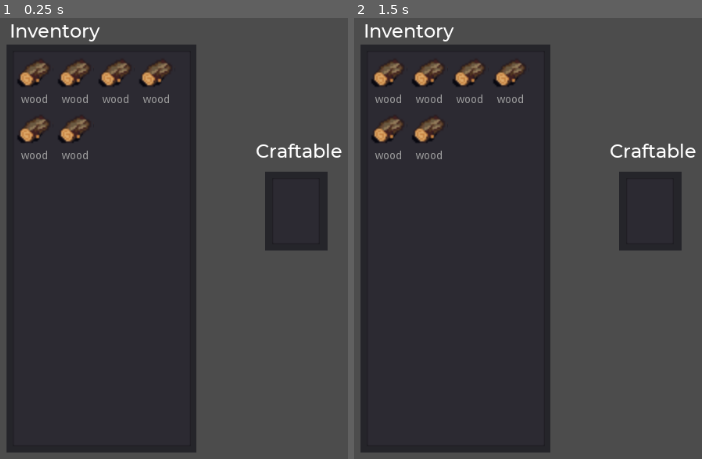
Above: before the commit, frames 1-2 (left to right).
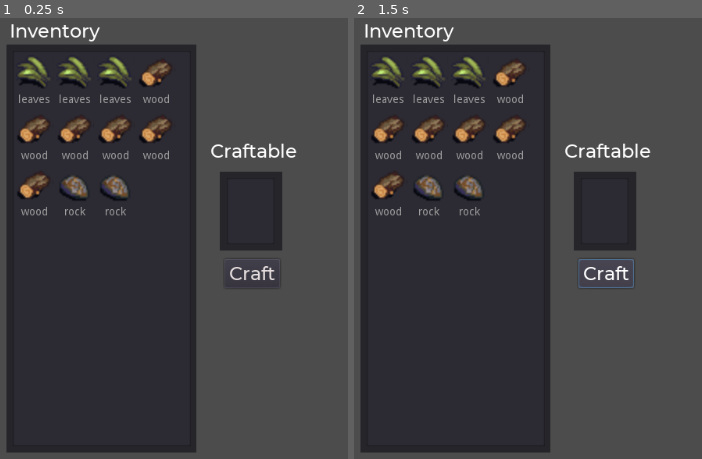
Above: after the commit, the same moments.

Repository: GomaGames/Godot-CastleDB-Demo
Game: Godot game, scene res://CraftingUI.tscn
Two runs of this game, one before a commit and one after it. Both use one fixed random seed, a clock stepped at 60 frames per second and the inputs below. Before the commit the project has no main scene; this scene is started directly in both runs.
Inputs (mouse positions are in pixels of both pictures, inside the frame that each line leads up to):
- Up to frame 1 (0.25 s): no input
- Up to frame 2 (1.5 s): click (604, 273) at 0.5 s, where only the run after the commit has a clickable "Craft"; click (604, 273) at 1.25 s, where only the run after the commit has a clickable "Craft"

The runs differ from the first frame. In frame 1, 8.5% of the frame differs, in the area x 5-99%, y 8-60%; in frame 2, 8.6%, in the area x 5-99%, y 8-62%.
Error after the commit: Invalid get index of type 'String' (on base: 'Dictionary'). (res://CraftingUI.gd:45)

Commit message:
fix ui for mobile
fix inventory indexing bug

Diff:
--- a/CraftingUI.gd
+++ b/CraftingUI.gd
@@ -10,6 +10,8 @@
 	"wood": [0, 0],
 	"lumber": [1, 0],
 	"stick": [2, 0],
+	"rock": [3, 3],
+	"leaves": [1, 9],
 }
 
 const selected_items:Dictionary = {} # idx: bool
@@ -24,12 +26,18 @@
 }
 
 func _ready():
+	add_item(inventory, "leaves")
+	add_item(inventory, "leaves")
+	add_item(inventory, "leaves")
 	add_item(inventory, "wood")
 	add_item(inventory, "wood")
 	add_item(inventory, "wood")
 	add_item(inventory, "wood")
 	add_item(inventory, "wood")
 	add_item(inventory, "wood")
+	add_item(inventory, "rock")
+	add_item(inventory, "rock")
+
 
 	calculate_craftable()
 
@@ -48,10 +56,11 @@
 		active_recipe = craftable_item
 
 func calculate_craftable():
-	var inventory_selected_items:Array = inventory.get_selected_items()
 	var selected_sorted := Array()
-	for i in inventory_selected_items.size():
-		selected_sorted.append(inventory.get_item_text(i))
+
+	for i in selected_items:
+		if selected_items[i]:
+			selected_sorted.append(inventory.get_item_text(i))
 
 	selected_sorted.sort()
 
@@ -83,7 +92,13 @@
 	update_craftable()
 
 
-func _on_ItemList_item_activated(index):
+func _on_ItemList_item_activated(_index):
+	craft_item()
+
+func _on_Craft_pressed():
+	craft_item()
+
+func craft_item():
 	var inventory_selected_items:Array = inventory.get_selected_items()
 	for item in active_ingredients:
 		for i in inventory_selected_items:
@@ -95,7 +110,7 @@
 
 	# animate craftable items in to inventory
 	var s := Sprite.new()
-	s.texture = craftable.get_item_icon(index)
+	s.texture = craftable.get_item_icon(0)
 	s.scale = Vector2(2,2)
 	s.global_position = craftable.get_global_transform().get_origin()
 	self.add_child(s)
--- a/CraftingUI.tscn
+++ b/CraftingUI.tscn
@@ -35,9 +35,9 @@
 }
 
 [node name="Craftable" type="Panel" parent="."]
-margin_left = 347.0
+margin_left = 289.0
 margin_top = 224.0
-margin_right = 427.0
+margin_right = 369.0
 margin_bottom = 325.0
 
 [node name="ItemList" type="ItemList" parent="Craftable"]
@@ -62,9 +62,9 @@
 text = "Inventory"
 
 [node name="CraftableLabel" type="Label" parent="."]
-margin_left = 335.0
+margin_left = 277.0
 margin_top = 182.0
-margin_right = 450.0
+margin_right = 392.0
 margin_bottom = 213.0
 theme = ExtResource( 1 )
 text = "Craftable"
@@ -74,7 +74,19 @@
 
 [node name="Tween" type="Tween" parent="."]
 
+[node name="Craft" type="Button" parent="."]
+margin_left = 295.0
+margin_top = 336.0
+margin_right = 366.0
+margin_bottom = 373.0
+theme = ExtResource( 1 )
+text = "Craft"
+__meta__ = {
+"_edit_use_anchors_": false
+}
+
 [connection signal="item_selected" from="Inventory/ItemList" to="." method="_on_ItemList_item_selected"]
 [connection signal="multi_selected" from="Inventory/ItemList" to="." method="_on_ItemList_multi_selected"]
 [connection signal="item_activated" from="Craftable/ItemList" to="." method="_on_ItemList_item_activated"]
 [connection signal="tween_completed" from="Tween" to="." method="_on_Tween_tween_completed"]
+[connection signal="pressed" from="Craft" to="." method="_on_Craft_pressed"]
--- a/project.godot
+++ b/project.godot
@@ -11,6 +11,7 @@
 [application]
 
 config/name="Godot CastleDB Demo"
+run/main_scene="res://CraftingUI.tscn"
 config/icon="res://icon.png"
 
 [physics]
Not shown, added: export_presets.cfg
Not shown, changed: .gitignore
